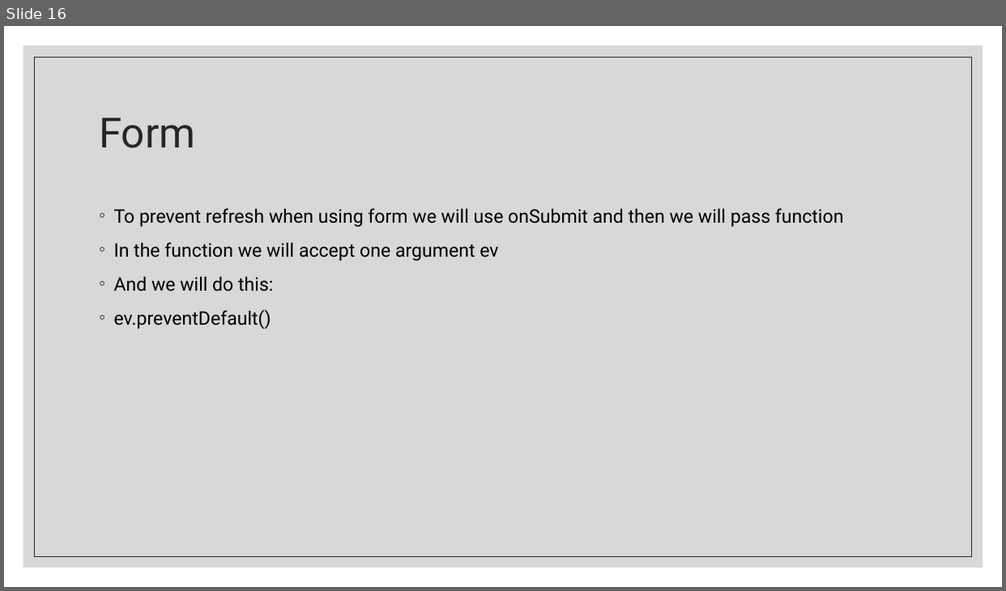
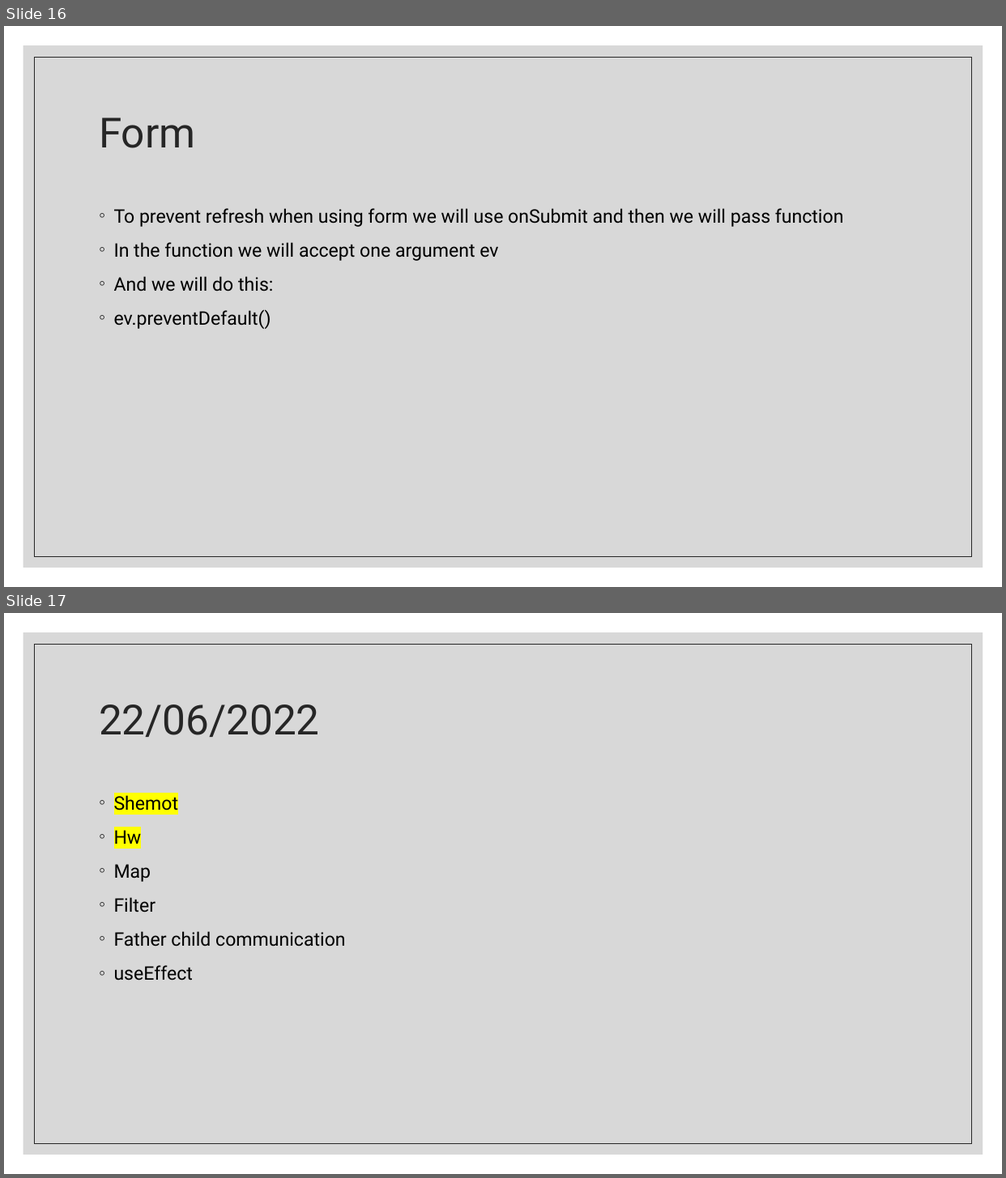
Before and after one commit to Rlss91/ht_W011121MR_morning_first-project, a slide deck: docs/React.pptx. Shown one above the other, each under a label of ours: slide 16 before the commit, slides 16 and 17 after it. The pictures are 1006x591 and 1006x1178 pixels, drawn with LibreOffice and Linux fonts; fonts in the diff are those of the drawing. Boxes give left, top, right and bottom in pixels: in the first picture for what was removed or moved away, otherwise in the second. Text is boxed around its words. In the diff, an @@ line names an element or a change of style, - is before the commit and + after.

```diff
--- a/docs/React.pptx
+++ b/docs/React.pptx
@@ slide 17 added at <box>4,613,1002,1174</box>, background #FFFFFF; not listed: 2 template elements that a slide beside it also shows @@
@@ title added at <box>99,705,320,737</box>, 40 pt, text #262626 @@
+22/06/2022
@@ text added at <box>114,793,346,981</box>, 18 pt, text #000000 @@
+◦ Shemot
+◦ Hw
+◦ Map
+◦ Filter
+◦ Father child communication
+◦ useEffect
```
Also in this commit, not shown: 1 slide changed, 3 other files.
